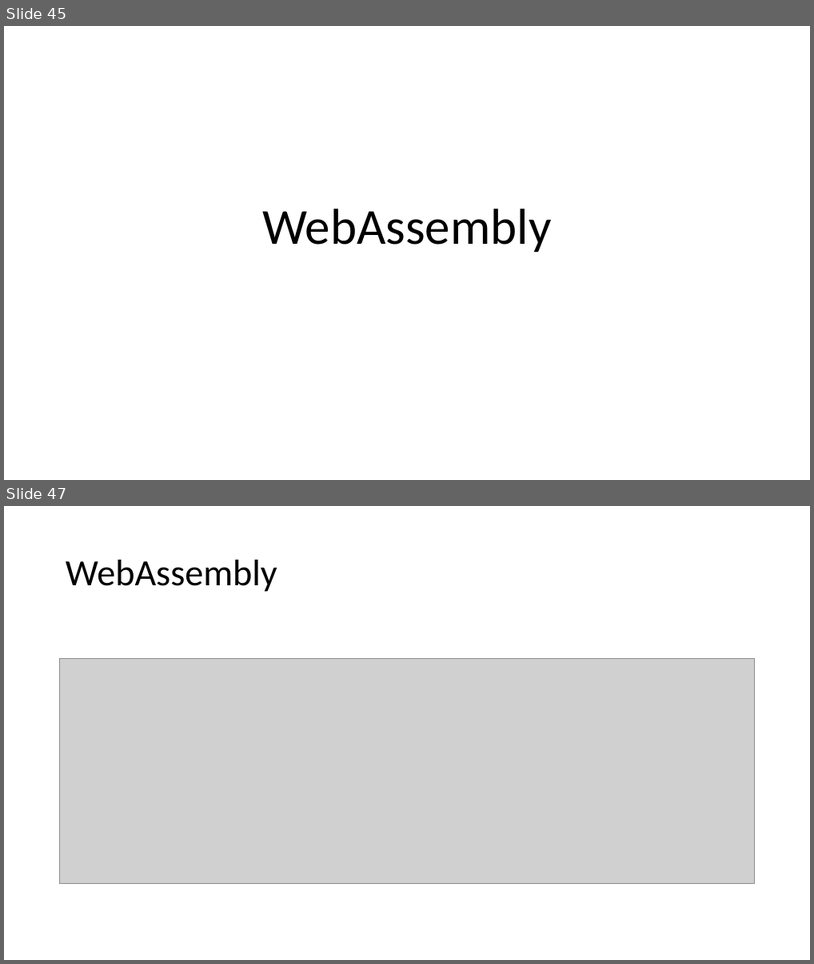
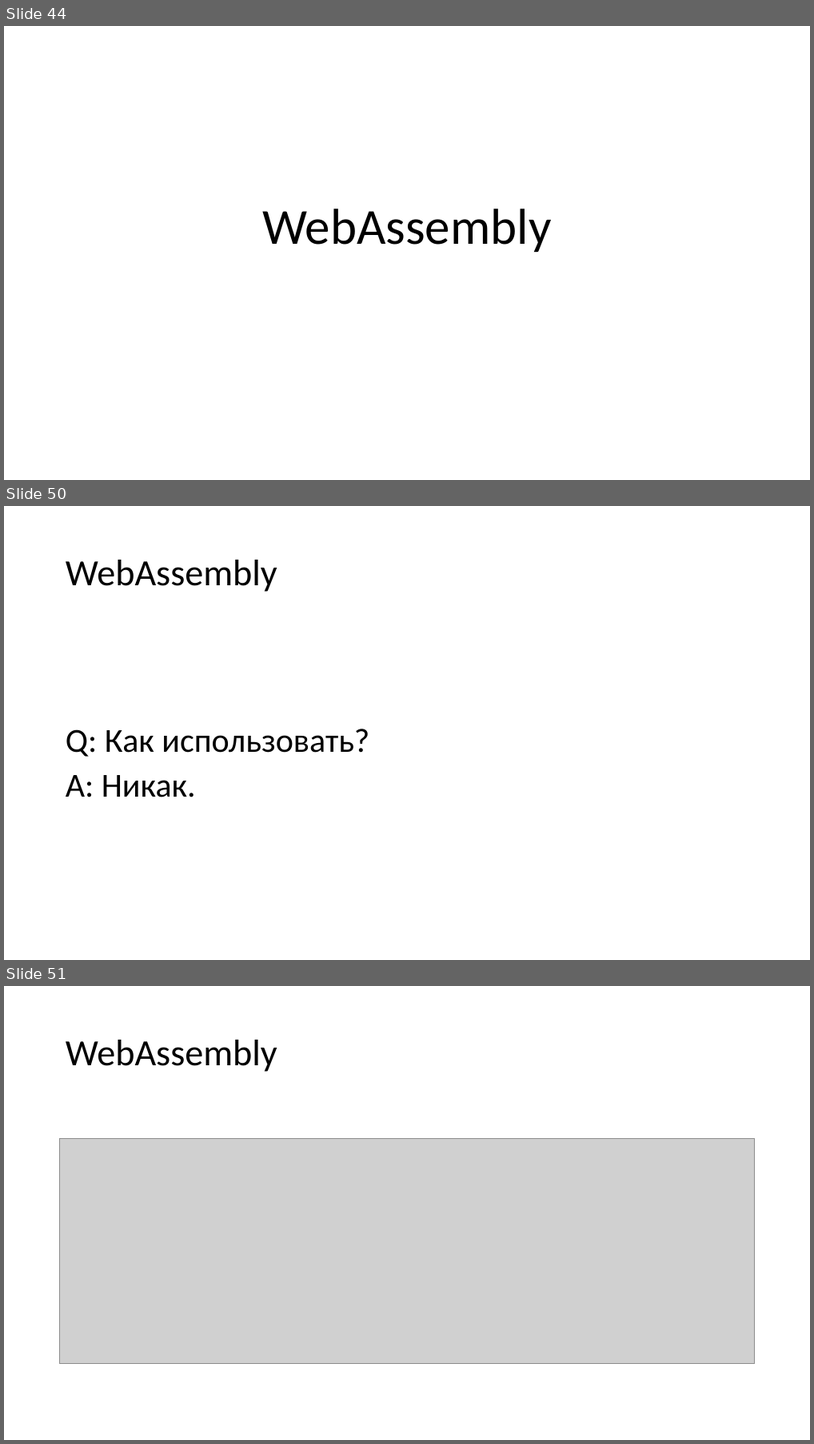
Before and after one commit to AGanyushkin/teraflops, a slide deck: conf.pptx. Shown one above the other, each under a label of ours: slides 45 and 47 before the commit, slides 44, 50 and 51 after it; the slides between them are not shown. The pictures are 814x964 and 814x1444 pixels, drawn with LibreOffice and Linux fonts; fonts in the diff are those of the drawing; grey boxes stand for pictures. Boxes give left, top, right and bottom in pixels: in the first picture for what was removed or moved away, otherwise in the second. Text is boxed around its words. In the diff, an @@ line names an element or a change of style, - is before the commit and + after.

```diff
--- a/conf.pptx
+++ b/conf.pptx
@@ slide 50 added at [4, 506, 810, 960], background #FFFFFF @@
@@ title added at [66, 560, 278, 592], 44 pt, text #000000 @@
+WebAssembly
@@ text added at [66, 728, 370, 797], 40 pt, text #000000 @@
+Q: Как использовать?
+A: Никак.
@@ what was slide 45 is now slide 44 @@
@@ what was slide 47 is now slide 51 @@
```
Also in this commit, not shown: 4 slides changed, 4 other slides added, 1 slide removed.
